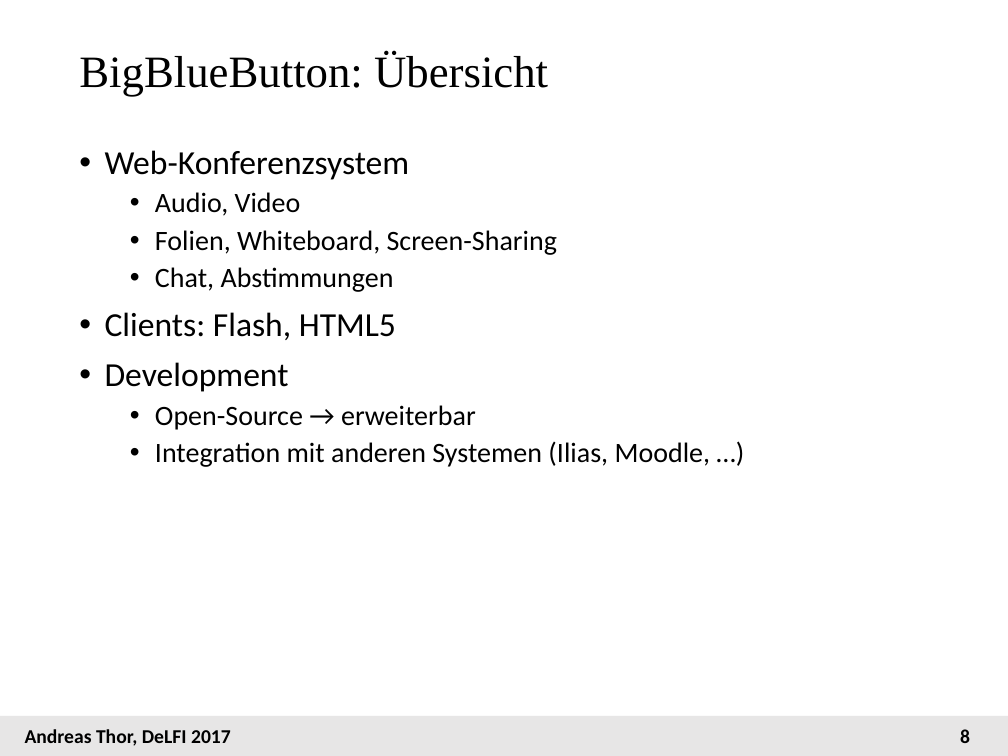
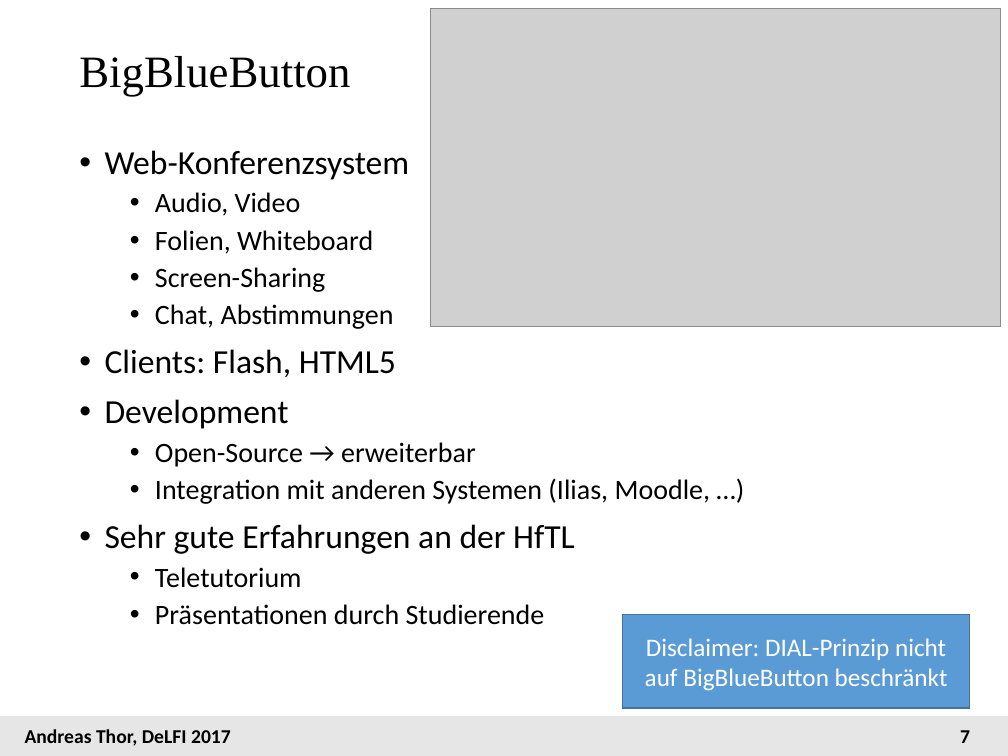
Before and after one commit to andreas-thor/papers, a slide deck: slide 7 of DIAL/DIAL_Delfi_2017_Vortrag.pptx (slide 8 before the commit). Drawn at 1008x756 pixels with LibreOffice and Linux fonts; fonts in the diff are those of the drawing; grey boxes stand for pictures. Boxes give left, top, right and bottom in pixels: in the first picture for what was removed or moved away, otherwise in the second. Text is boxed around its words. In the diff, an @@ line names an element or a change of style, - is before the commit and + after.

```diff
--- a/DIAL/DIAL_Delfi_2017_Vortrag.pptx
+++ b/DIAL/DIAL_Delfi_2017_Vortrag.pptx
@@ picture added at (x1=430, y1=8, x2=1001, y2=327) @@
@@ title at (x1=79, y1=56, x2=350, y2=97): text changed @@
-BigBlueButton: Übersicht
+BigBlueButton
@@ text at (x1=155, y1=230, x2=373, y2=292): text changed @@
-  • Folien, Whiteboard, Screen-Sharing
+  • Folien, Whiteboard
+  • Screen-Sharing
@@ text at (x1=105, y1=524, x2=575, y2=625): paragraphs added @@
+• Sehr gute Erfahrungen an der HfTL
+  • Teletutorium
+  • Präsentationen durch Studierende
@@ rectangle added at (x1=623, y1=615, x2=970, y2=709), fill #5B9BD5, outline #43739E 1 pt, 18 pt, text #FFFFFF @@
+Disclaimer: DIAL-Prinzip nicht auf BigBlueButton beschränkt
@@ page number at (x1=960, y1=730, x2=970, y2=743): text changed @@
-8
+7
```
Also in this commit, not shown: 3 other slides changed, 1 slide removed.
